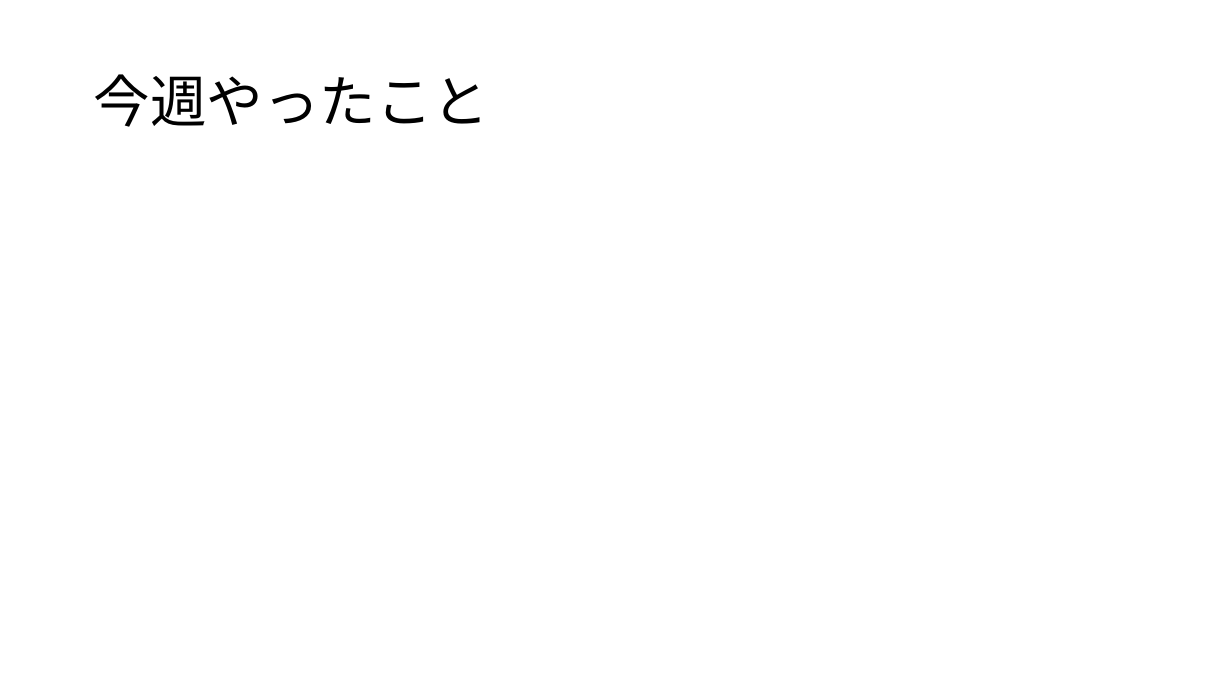
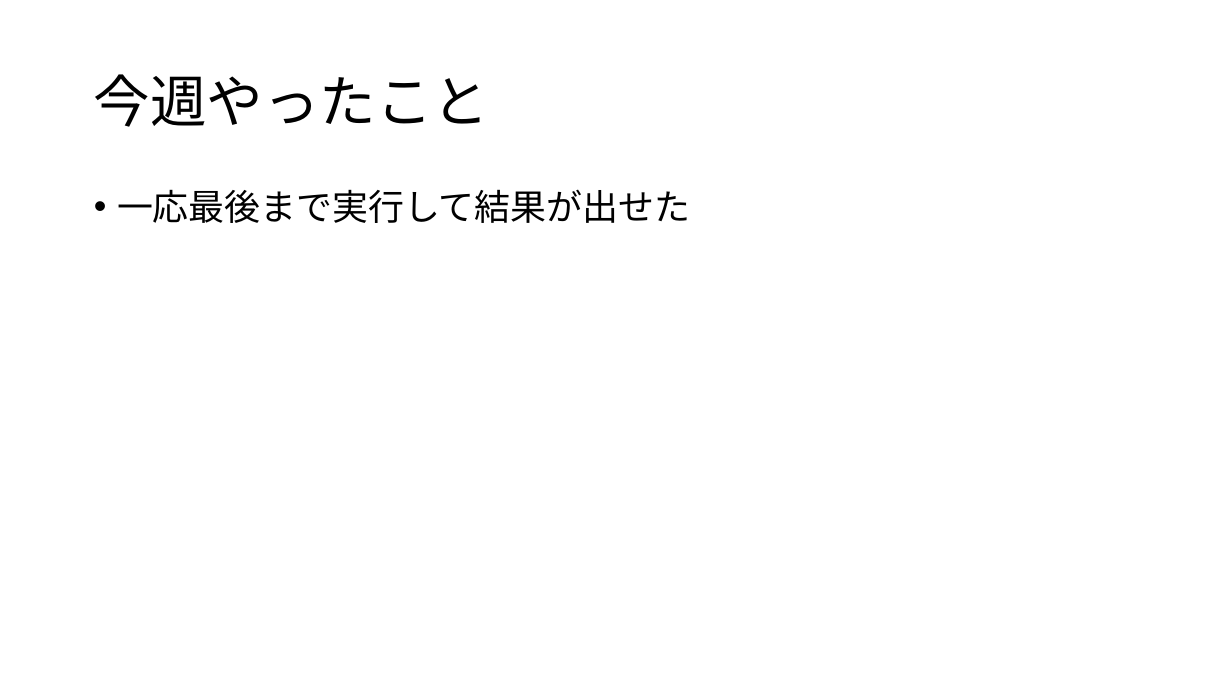
Before and after one commit to Mayu925/lab, a slide deck: slide 2 of ゼミ0629.pptx. Drawn at 1232x693 pixels with LibreOffice and Linux fonts; fonts in the diff are those of the drawing. Boxes give left, top, right and bottom in pixels: in the first picture for what was removed or moved away, otherwise in the second. Text is boxed around its words. In the diff, an @@ line names an element or a change of style, - is before the commit and + after.

```diff
--- a/ゼミ0629.pptx
+++ b/ゼミ0629.pptx
@@ text added at (117, 189, 690, 223), 28 pt, text #000000 @@
+• 一応最後まで実行して結果が出せた
```
Also in this commit, not shown: 1 other slide changed, 1 slide added, 19 other files.
